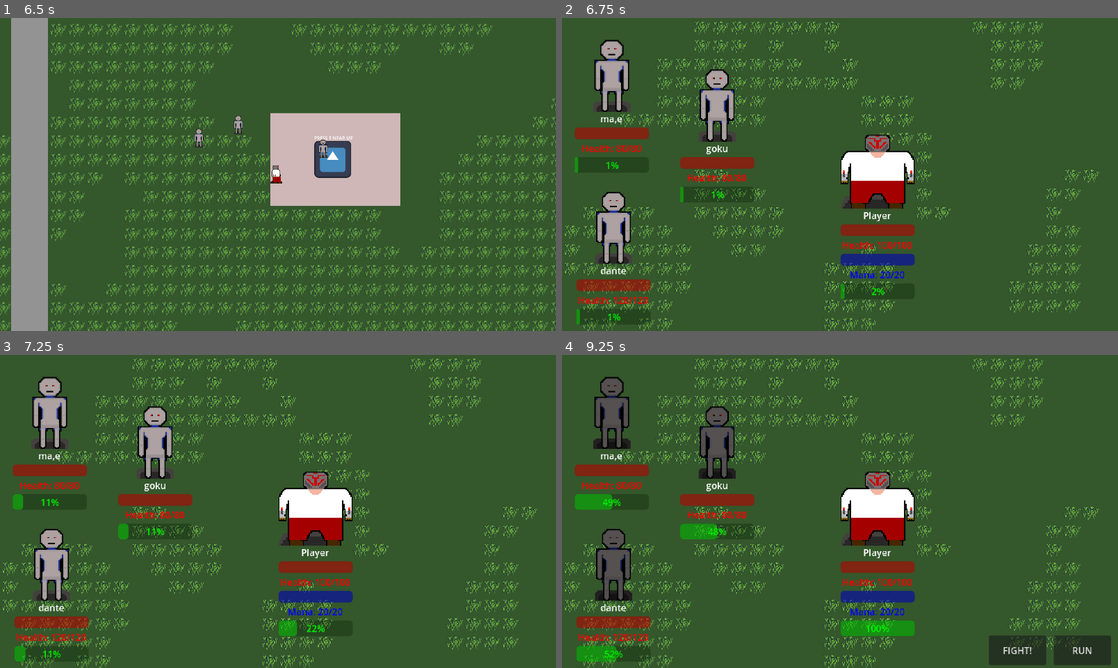
Above: before the commit, frames 1-4 (two rows, left to right).
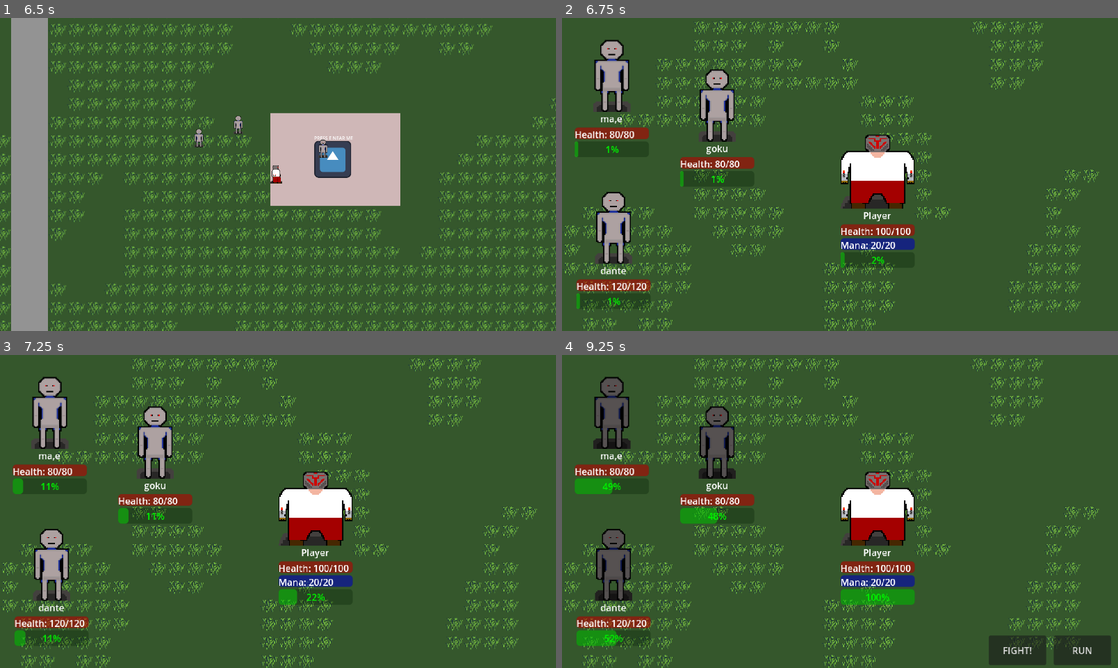
Above: after the commit, the same moments.

Repository: OwenFrakes/PBP.OJJ_RPG
Game: Godot game, scene res://Scenes/titleScreen.tscn
Two runs of this game, one before a commit and one after it. Both use one fixed random seed, a clock stepped at 60 frames per second and the inputs below. The engine's default icon, where the game draws it, is replaced by a stand-in: a white triangle on a blue panel in a dark square.
Inputs (mouse positions are in pixels of both pictures, inside the frame that each line leads up to):
- Up to frame 1 (6.5 s): click "Start Game" at 0.5 s; click "Select" at 1.25 s; tap E (Interact) at 2, 2.1, 2.75, 2.85, 3.5, 3.6, 4.25, 4.35, 5, 5.1, 5.75, 5.85 s; move the mouse to (250, 237) at 2.02 s; hold W (Up) 2.03-3.53 s; move the mouse to (444, 221) at 2.77 s; move the mouse to (111, 127) at 3.52 s; hold A (Left) 3.53-5.03 s; move the mouse to (305, 174) at 4.27 s; move the mouse to (194, 96) at 5.02 s; hold S (Down) 5.03-5.78 s; move the mouse to (400, 158) at 5.77 s; hold D (Right) from 5.78 s (still down)
- Up to frame 2 (6.75 s): move the mouse to (728, 190) at 6.52 s; release D (Right) at 6.53 s; hold W (Up) from 6.53 s (still down); tap E (Interact) at 6.6 s
- Up to frame 3 (7.25 s): keep holding W (Up)
- Up to frame 4 (9.25 s): move the mouse to (895, 442) at 7.27 s; release W (Up) at 7.28 s; hold D (Right) from 7.28 s (still down); tap E (Interact) at 7.35, 8.1, 8.85 s; move the mouse to (812, 574) at 8.02 s; move the mouse to (1006, 558) at 8.77 s

Frame 1 is identical in both runs. In frame 2, 2.9% of the frame differs, in the area x 2-64%, y 36-98%; in frame 3, 3.4%; in frame 4, 5.0%.

Commit message:
EntityInfo Changes

Diff:
--- a/pbp.ojj_rpg/Scenes/world.tscn
+++ b/pbp.ojj_rpg/Scenes/world.tscn
@@ -332,6 +332,32 @@
 [node name="BackgroundMusic" type="AudioStreamPlayer" parent="."]
 script = ExtResource("15_hd86r")
 
+[node name="VBoxContainer" type="VBoxContainer" parent="."]
+offset_left = -419.0
+offset_top = 11.0
+offset_right = -379.0
+offset_bottom = 51.0
+
+[node name="ProgressBar" type="ProgressBar" parent="VBoxContainer"]
+custom_minimum_size = Vector2(100, 30)
+layout_mode = 2
+show_percentage = false
+
+[node name="Label" type="Label" parent="VBoxContainer/ProgressBar"]
+layout_mode = 1
+anchors_preset = 8
+anchor_left = 0.5
+anchor_top = 0.5
+anchor_right = 0.5
+anchor_bottom = 0.5
+offset_left = -25.0
+offset_top = -11.5
+offset_right = 25.0
+offset_bottom = 11.5
+grow_horizontal = 2
+grow_vertical = 2
+text = "Words"
+
 [connection signal="pressed" from="Player/PauseMenu/ResumeBtn" to="Player/PauseMenu" method="resumeGame"]
 [connection signal="pressed" from="Player/PauseMenu/MainMenuBtn" to="Player/PauseMenu" method="mainMenu"]
 [connection signal="pressed" from="Player/PauseMenu/QuitBtn" to="Player/PauseMenu" method="quitGame"]
--- a/pbp.ojj_rpg/Scripts/entity_info.gd
+++ b/pbp.ojj_rpg/Scripts/entity_info.gd
@@ -1,14 +1,27 @@
 class_name EntityInfo
 extends Control
 
+####Top to bottom, what's shown.####
+
+#Image First
 var image_node = AnimatedSprite2D.new()
+
+##Start Vertical Box##
 var vertical_container = VBoxContainer.new()
+
+#Entity Name
 var name_label_node = Label.new()
+
 var health_bar_node = ProgressBar.new()
 var health_label_node = Label.new()
+
 var mana_bar_node = ProgressBar.new()
 var mana_label_node = Label.new()
+
+#Action Bar Stuff
 var action_bar_node = ProgressBar.new()
+
+##End Vertical Box##
 
 # Called when the node enters the scene tree for the first time.
 func _ready() -> void:
@@ -18,6 +31,8 @@
 	#Add Sprite First
 	add_child(image_node)
 	image_node.scale = Vector2(2,2)
+
+	var sprite_x_size = image_node.sprite_frames.get_frame_texture("default", 0).get_size().x
 
 	#VBoxContainer
 	vertical_container.size = Vector2(image_node.sprite_frames.get_frame_texture("default", 0).get_size().x * 2, 10)
@@ -30,16 +45,20 @@
 	health_label_node.horizontal_alignment = HORIZONTAL_ALIGNMENT_CENTER
 	mana_label_node.horizontal_alignment = HORIZONTAL_ALIGNMENT_CENTER
 
+	#Health
 	health_bar_node.self_modulate = Color(1,0,0)
 	health_bar_node.show_percentage = false
-	health_bar_node.custom_minimum_size = Vector2(0,20)
-	health_label_node.self_modulate = Color(1,0,0)
+	health_bar_node.custom_minimum_size = Vector2(sprite_x_size,20)
+	health_label_node.self_modulate = Color(1,1,1)
+	#health_label_node.set_anchor()
 
+	#Mana
 	mana_bar_node.self_modulate = Color(0,0,1)
 	mana_bar_node.show_percentage = false
-	mana_bar_node.custom_minimum_size = Vector2(0,20)
-	mana_label_node.self_modulate = Color(0,0,1)
+	mana_bar_node.custom_minimum_size = Vector2(sprite_x_size,20)
+	mana_label_node.self_modulate = Color(1,1,1)
 
+	#Action
 	action_bar_node.self_modulate = Color(0,1,0)
 
 	###Add the bars to the container###
@@ -47,10 +66,10 @@
 	vertical_container.add_child(name_label_node)
 	#Health
 	vertical_container.add_child(health_bar_node)
-	vertical_container.add_child(health_label_node)
+	health_bar_node.add_child(health_label_node)
 	#Mana
 	vertical_container.add_child(mana_bar_node)
-	vertical_container.add_child(mana_label_node)
+	mana_bar_node.add_child(mana_label_node)
 	#Action
 	vertical_container.add_child(action_bar_node)
 
@@ -74,7 +93,7 @@
 
 func changeHealth(new_value):
 	health_bar_node.value = new_value
-	health_label_node.text = "Mana: " + str(new_value) + "/" + str(health_bar_node.max_value)
+	health_label_node.text = "Health: " + str(new_value) + "/" + str(health_bar_node.max_value)
 
 ##Mana###################################################
 func setManaBar(new_max, current_value = new_max):
